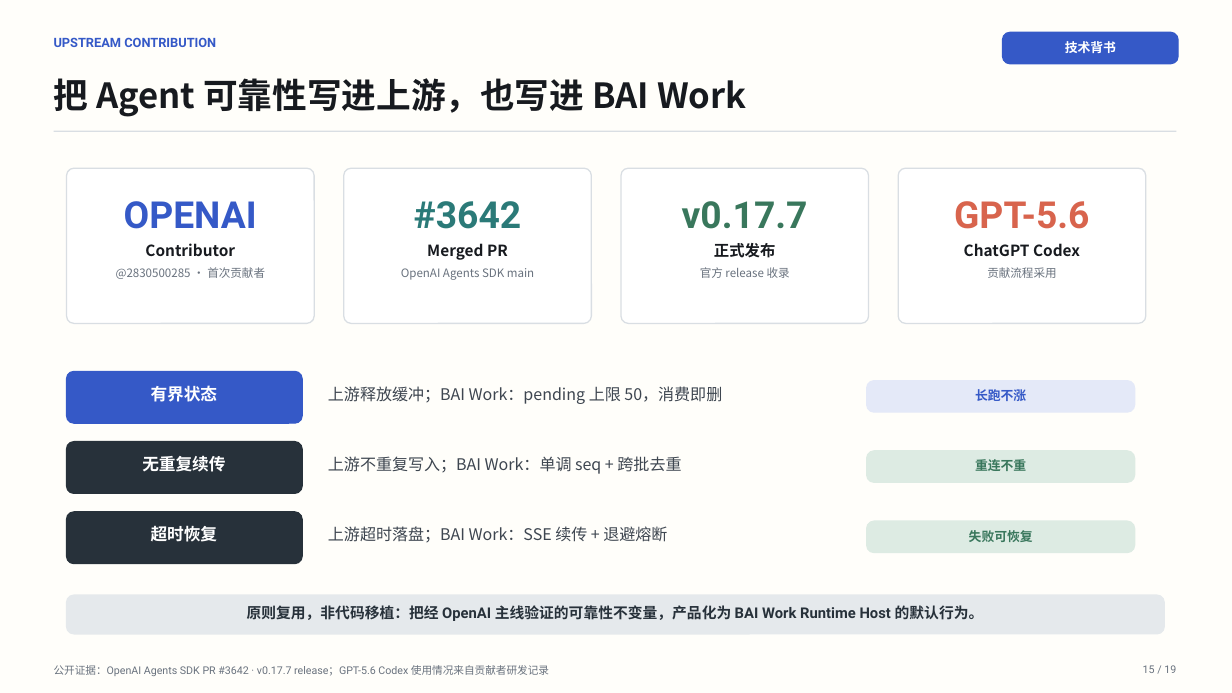
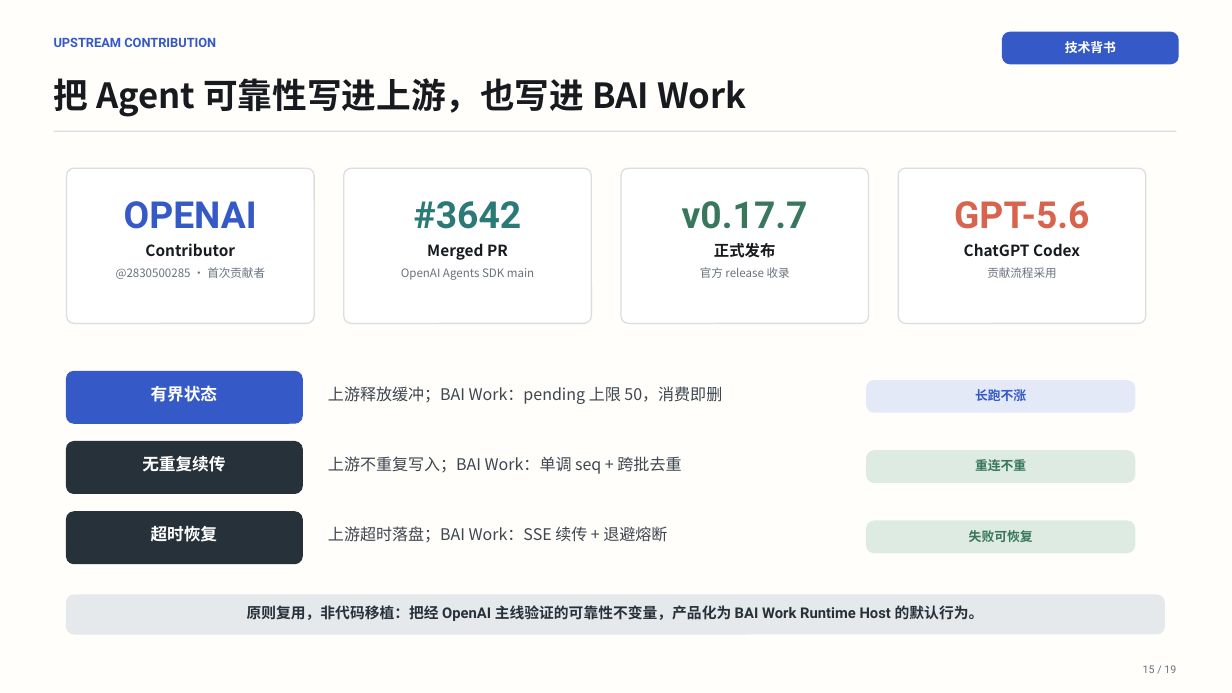
Before and after one commit to 2830500285/BAI-Work, a slide deck: slide 15 of docs/presentation/BAI-Work-Defense-Deck.pptx. Drawn at 1232x693 pixels with LibreOffice and Linux fonts; fonts in the diff are those of the drawing. Boxes give left, top, right and bottom in pixels: in the first picture for what was removed or moved away, otherwise in the second. Text is boxed around its words. In the diff, an @@ line names an element or a change of style, - is before the commit and + after.

```diff
--- a/docs/presentation/BAI-Work-Defense-Deck.pptx
+++ b/docs/presentation/BAI-Work-Defense-Deck.pptx
@@ text removed at bbox=[54, 665, 549, 676] @@
-公开证据：OpenAI Agents SDK PR #3642 · v0.17.7 release；GPT-5.6 Codex 使用情况来自贡献者研发记录
```
Also in this commit, not shown: 16 other slides changed, 1 other file.
